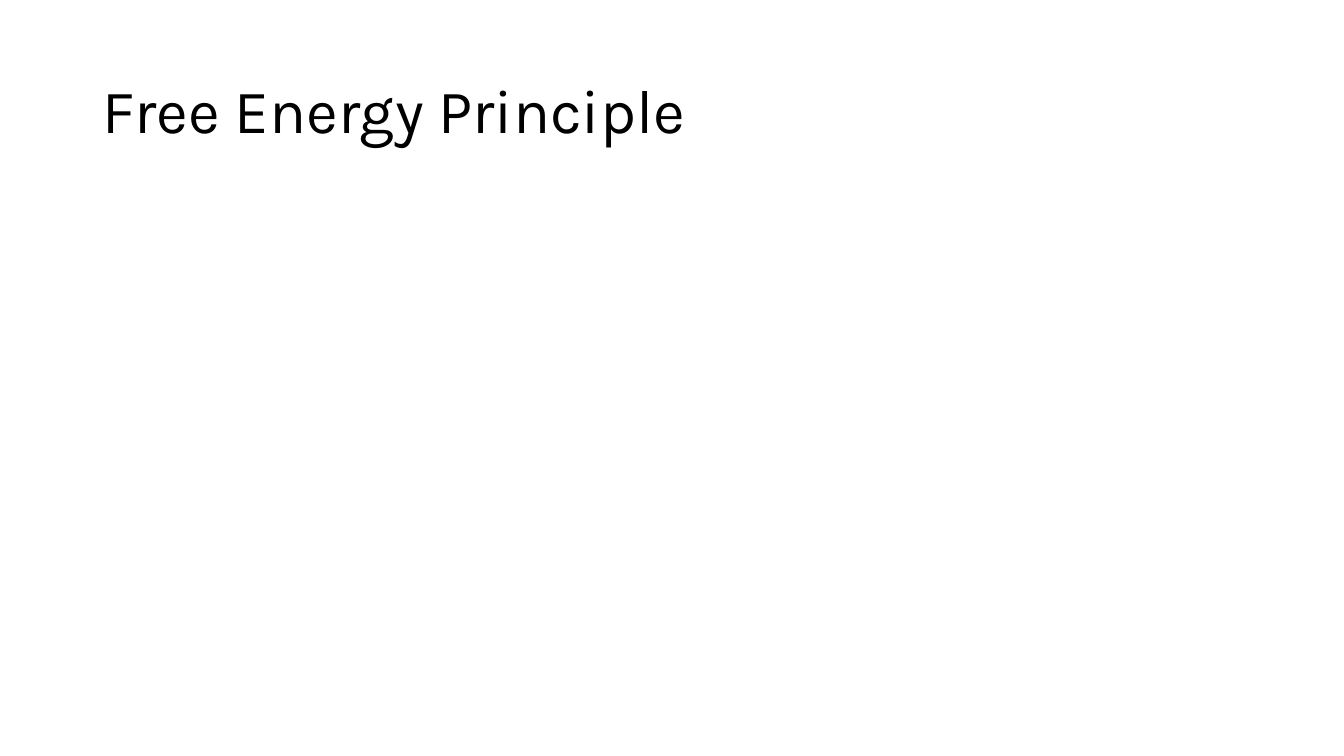
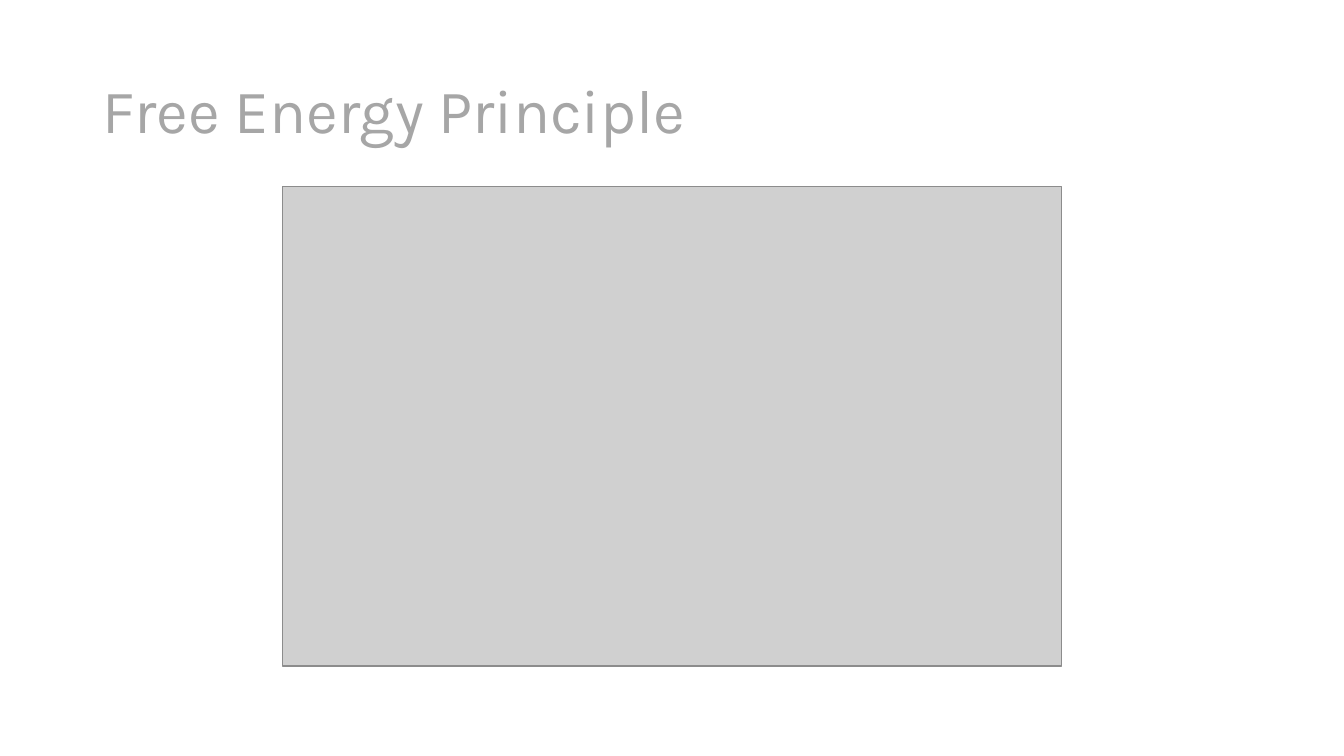
Before and after one commit to nghess/cnjc, a slide deck: slide 4 of in_vitro_free_energy/free_energy.pptx (slide 2 before the commit). Drawn at 1344x756 pixels with LibreOffice and Linux fonts; fonts in the diff are those of the drawing; grey boxes stand for pictures. Boxes give left, top, right and bottom in pixels: in the first picture for what was removed or moved away, otherwise in the second. Text is boxed around its words. In the diff, an @@ line names an element or a change of style, - is before the commit and + after.

```diff
--- a/in_vitro_free_energy/free_energy.pptx
+++ b/in_vitro_free_energy/free_energy.pptx
@@ title "Free Energy Principle" at [102,91,685,148]: text colour #000000 to #A6A6A6 @@
@@ picture added at [282,187,1062,666] @@
```
Also in this commit, not shown: 2 slides added, 1 other file.
